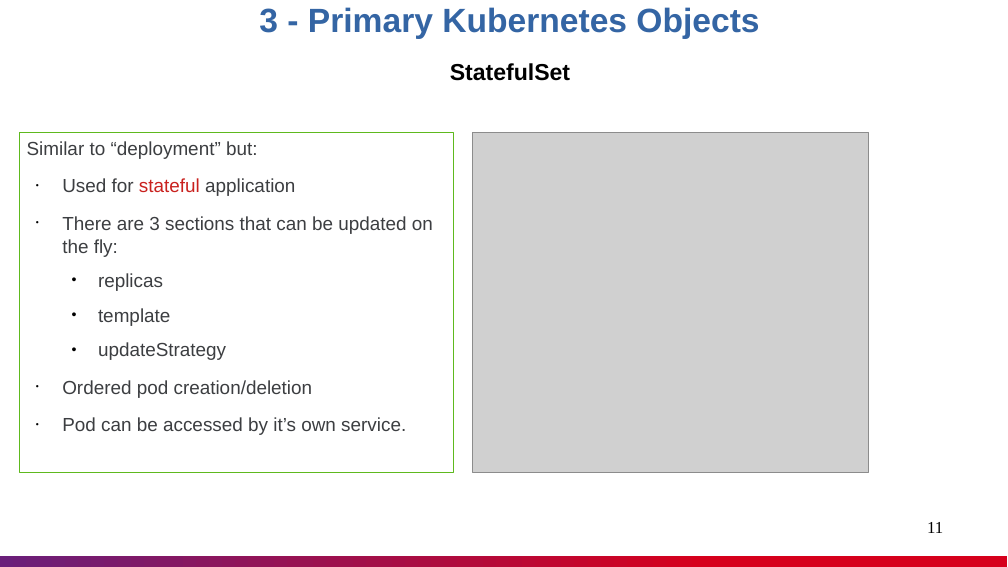
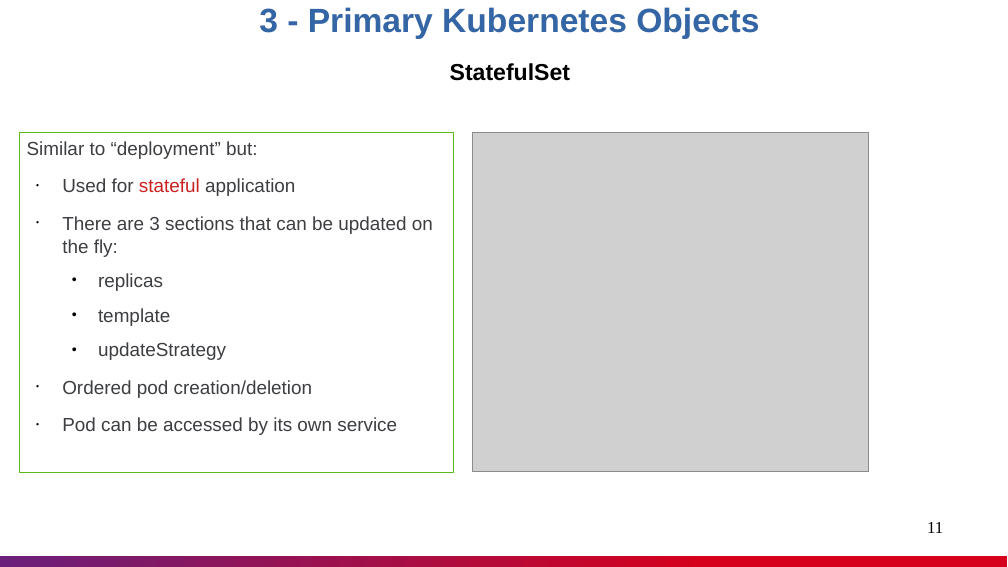
Before and after one commit to nashtech-garage/kubernetes, a slide deck: slide 11 of documents/K8s_Knowledge_Sharing.pptx. Drawn at 1008x567 pixels with LibreOffice and Linux fonts; fonts in the diff are those of the drawing; grey boxes stand for pictures. Boxes give left, top, right and bottom in pixels: in the first picture for what was removed or moved away, otherwise in the second. Text is boxed around its words. In the diff, an @@ line names an element or a change of style, - is before the commit and + after.

```diff
--- a/documents/K8s_Knowledge_Sharing.pptx
+++ b/documents/K8s_Knowledge_Sharing.pptx
@@ text in rectangle at bbox=[62, 417, 397, 435]: text changed @@
-• Pod can be accessed by it’s own service.
+• Pod can be accessed by its own service
```
Also in this commit, not shown: 14 other slides changed, 1 slide added, 1 slide removed, 1 other file.
